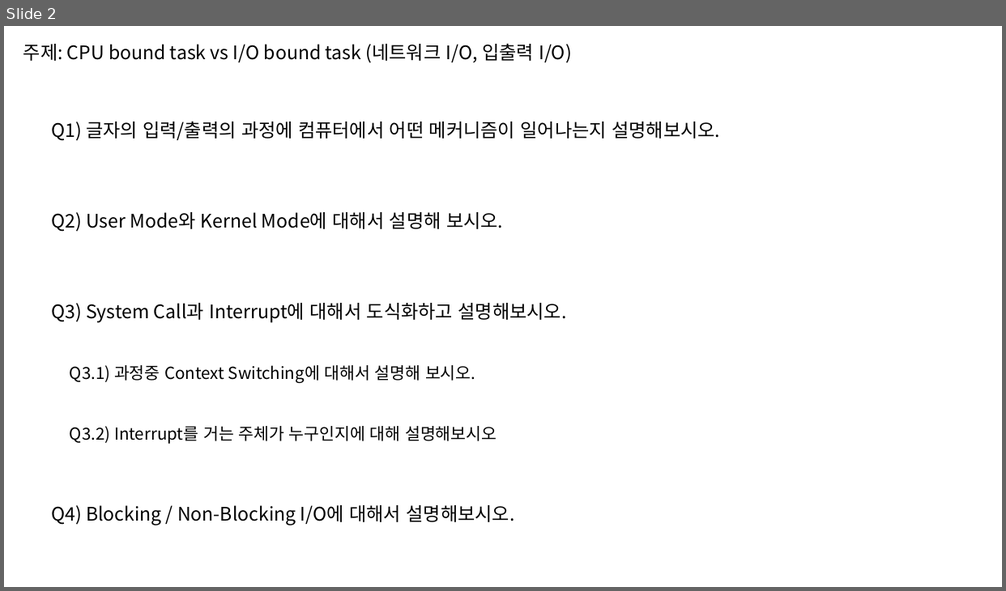
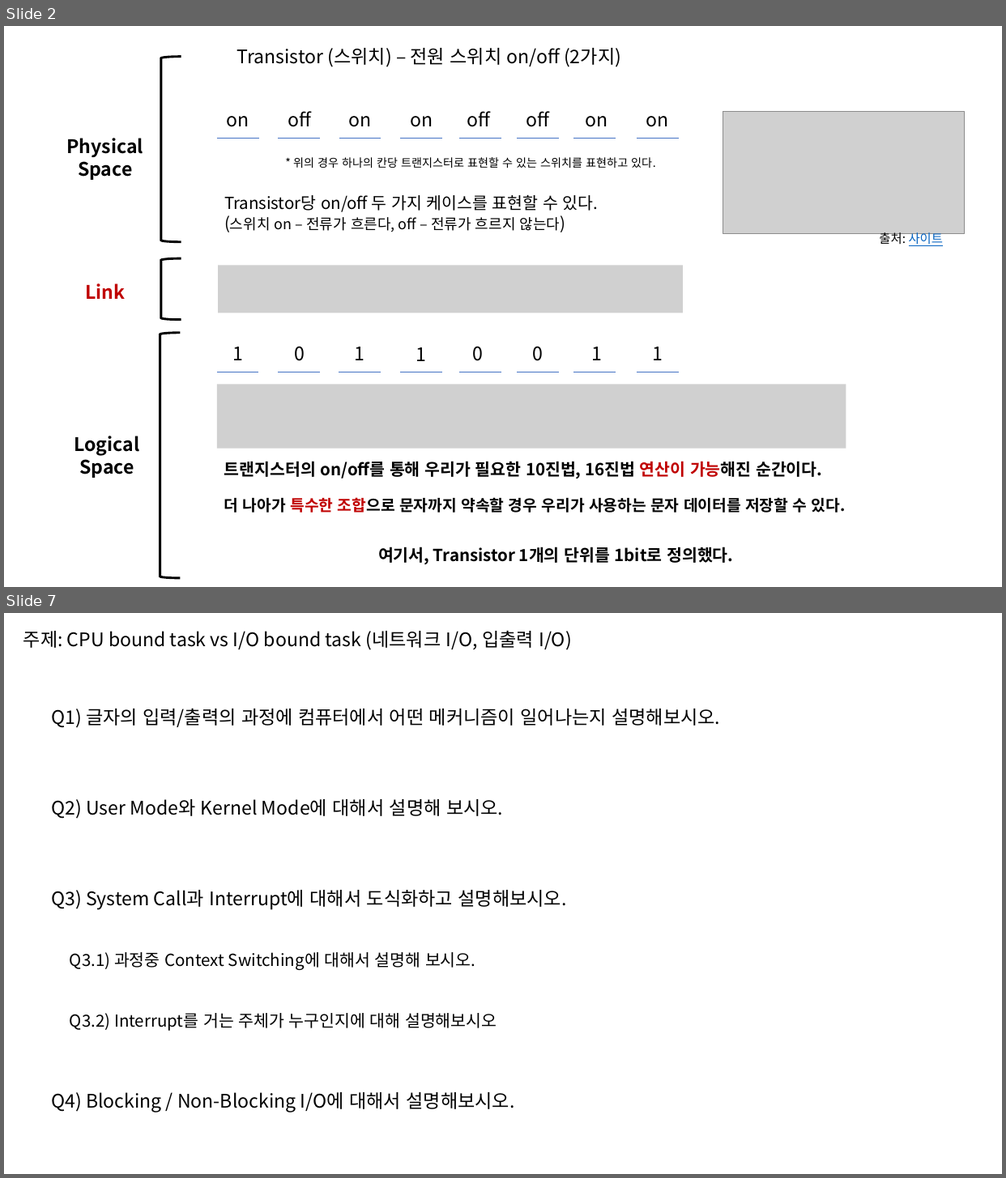
Before and after one commit to taehyuklee/C-CppStudy, a slide deck: CSwithC/CS-explanation.pptx. Shown one above the other, each under a label of ours: slide 2 before the commit, slides 2 and 7 after it; the slides between them are not shown. The pictures are 1006x591 and 1006x1178 pixels, drawn with LibreOffice and Linux fonts; fonts in the diff are those of the drawing; grey boxes stand for pictures. Boxes give left, top, right and bottom in pixels: in the first picture for what was removed or moved away, otherwise in the second. Text is boxed around its words. In the diff, an @@ line names an element or a change of style, - is before the commit and + after.

```diff
--- a/CSwithC/CS-explanation.pptx
+++ b/CSwithC/CS-explanation.pptx
@@ slide 2 added at (4,26,1002,587), background #FFFFFF @@
@@ text added at (237,48,621,67), 18 pt, text #000000 @@
+Transistor (스위치) – 전원 스위치 on/off (2가지)
@@ left bracket added at (161,57,181,242), outline #000000 2.25 pt @@
@@ group added at (217,111,679,139): 8 lines, 8 texts @@
+on
+on
+off
+off
+on
+on
+off
+on
@@ picture added at (723,112,965,234) @@
@@ text added at (66,138,143,180), 18 pt, text #000000, bold @@
+Physical Space
@@ text added at (293,157,656,168), 11 pt, text #000000 @@
+* 위의 경우 하나의 칸당 트랜지스터로 표현할 수 있는 스위치를 표현하고 있다.
@@ text added at (224,195,599,233), 16 pt, text #000000 @@
+Transistor당 on/off 두 가지 케이스를 표현할 수 있다.
+(스위치 on – 전류가 흐른다, off – 전류가 흐르지 않는다)
@@ text added at (879,231,943,246), 12 pt, text #000000 @@
+출처: 사이트
@@ left bracket added at (161,258,181,320), outline #000000 2.25 pt @@
@@ picture added at (218,266,683,314) @@
@@ text added at (85,284,125,299), 18 pt, text #C00000, bold @@
+Link
@@ left bracket added at (160,333,180,578), outline #000000 2.25 pt @@
@@ group added at (216,346,679,373): 8 lines, 8 texts @@
+1
+1
+0
+0
+1
+1
+0
+1
@@ picture added at (216,385,846,449) @@
@@ text added at (74,436,139,478), 18 pt, text #000000, bold @@
+Logical
+Space
@@ text added at (224,461,822,479), 16 pt, text #000000, bold @@
+트랜지스터의 on/off를 통해 우리가 필요한 10진법, 16진법 연산이 가능해진 순간이다.
@@ text added at (224,497,846,513), 15 pt, text #000000, bold @@
+더 나아가 특수한 조합으로 문자까지 약속할 경우 우리가 사용하는 문자 데이터를 저장할 수 있다.
@@ text added at (378,547,733,565), 16 pt, text #000000, bold @@
+여기서, Transistor 1개의 단위를 1bit로 정의했다.
@@ what was slide 2 is now slide 7 @@
```
Also in this commit, not shown: 5 other slides added, 1 slide removed.
